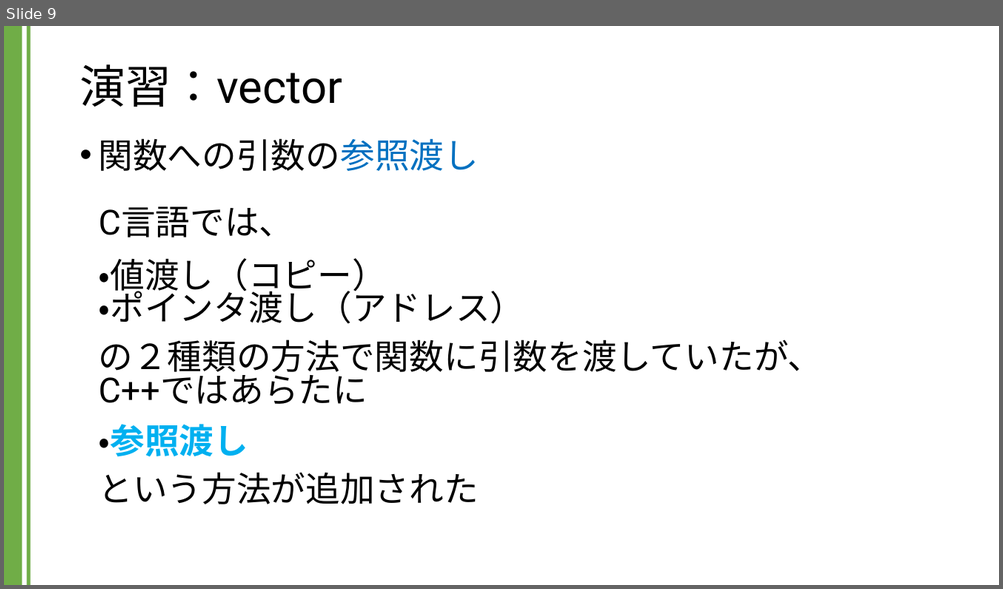
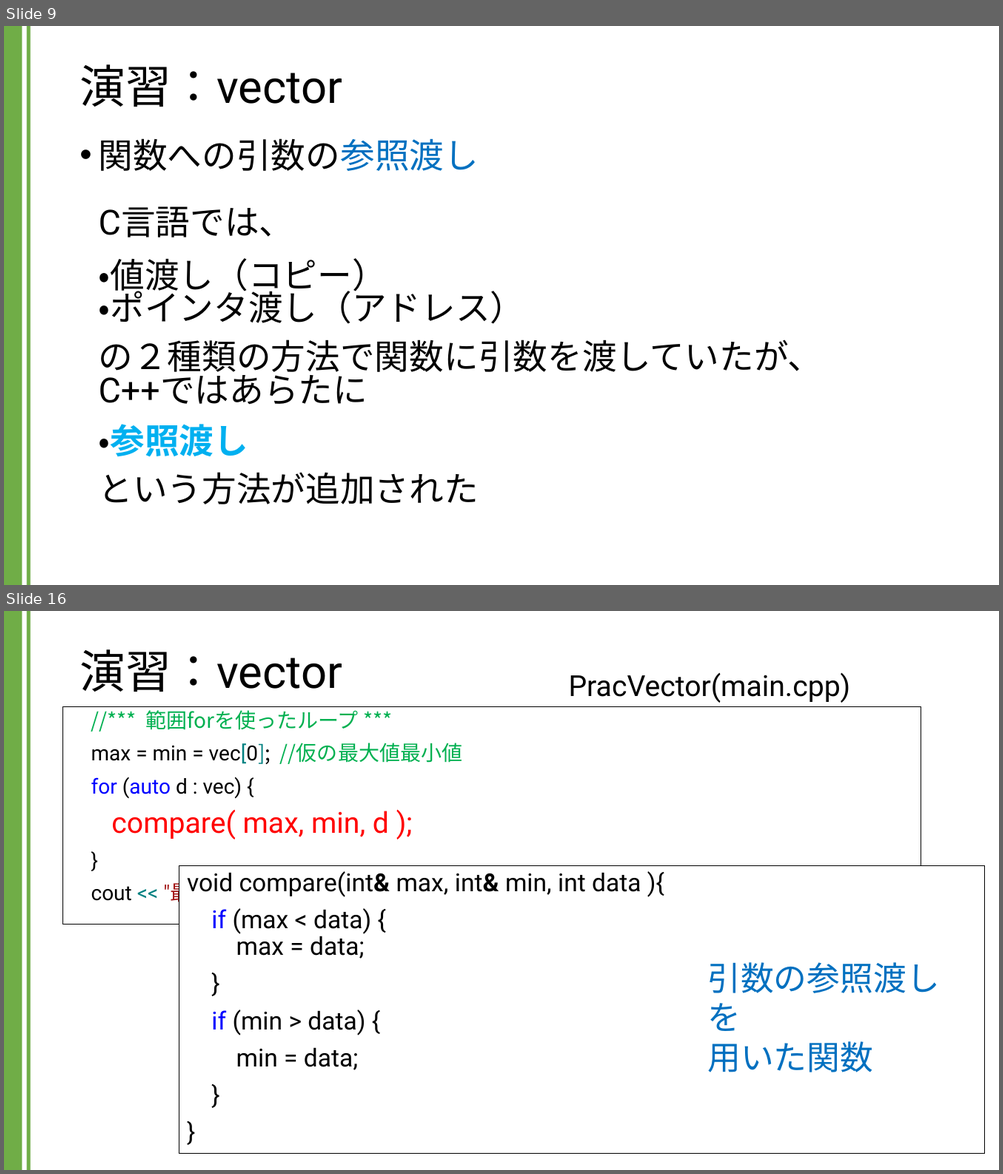
Before and after one commit to kic-murata/cpp2024, a slide deck: 授業資料/演習課題：vector.pptx. Shown one above the other, each under a label of ours: slide 9 before the commit, slides 9 and 16 after it; the slides between them are not shown. The pictures are 1003x589 and 1003x1174 pixels, drawn with LibreOffice and Linux fonts; fonts in the diff are those of the drawing. Boxes give left, top, right and bottom in pixels: in the first picture for what was removed or moved away, otherwise in the second. Text is boxed around its words. In the diff, an @@ line names an element or a change of style, - is before the commit and + after.

```diff
--- a/授業資料/演習課題：vector.pptx
+++ b/授業資料/演習課題：vector.pptx
@@ slide 16 added at <box>4,611,999,1170</box>, background #FFFFFF; not listed: 2 template elements that a slide beside it also shows @@
@@ title added at <box>79,649,342,692</box>, 44 pt, text #000000 @@
+演習：vector
@@ text added at <box>569,672,851,703</box>, 28 pt, text #000000 @@
+PracVector(main.cpp)
@@ text added at <box>63,706,921,923</box>, fill #FFFFFF, outline #000000 0.75 pt, 20 pt, text #000000 @@
+//*** 範囲forを使ったループ ***
+max = min = vec[0]; //仮の最大値最小値
+for (auto d : vec) {
+compare( max, min, d );
+}
+cout << "最大値:" << max << " 最小値:" << min << endl;
@@ rectangle added at <box>179,866,984,1153</box>, fill #FFFFFF, outline #000000 0.75 pt, 24 pt, text #000000 @@
+void compare(int& max, int& min, int data ){
+if (max < data) {
+max = data;
+}
+if (min > data) {
+min = data;
+}
+}
@@ text added at <box>707,963,939,1073</box>, 32 pt, text #0070C0 @@
+引数の参照渡しを
+用いた関数
```
Also in this commit, not shown: 9 slides changed, 1 other slide added.
